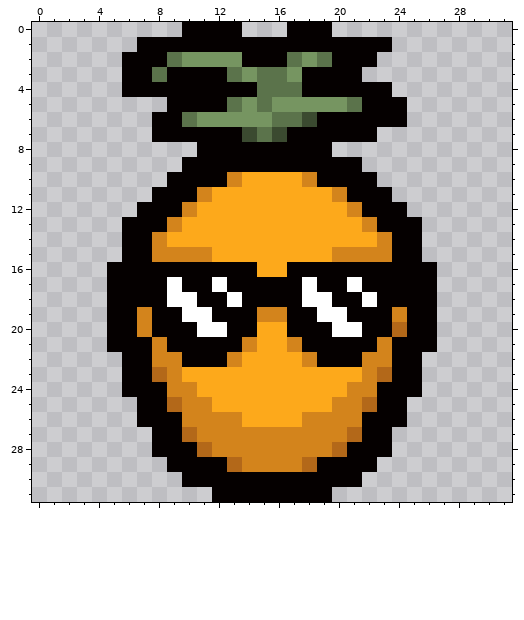
Two states of a pixel-art sprite, resources/gfx/familiar/Pineapple.png. The first picture shows the starting point.
The file is 32x32 pixels.
The same view after the edit:
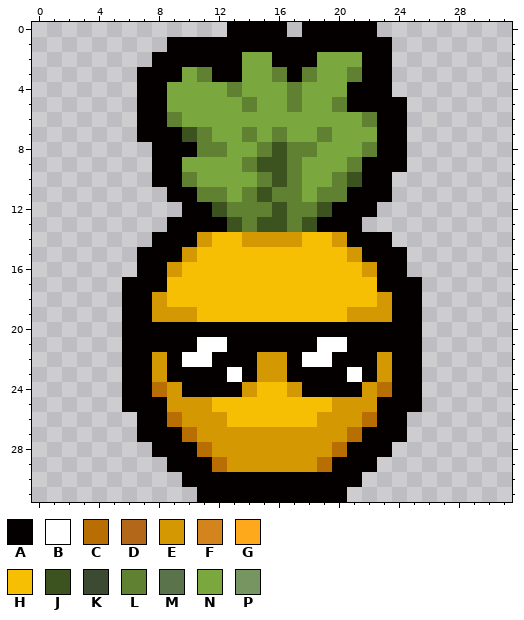
Palette (. is transparent): A #050000  B #ffffff  C #b86e02  D #b36819  E #d49803  F #d3841c  G #fda91b  H #f6bf03  J #3d531f  K #3b4a30  L #5f8131  M #5b734b  N #7ba73f  P #769561
Changes in this commit:
Changed rows in their new state; - is an unchanged pixel.
first column x 5:
 0 -----...-AAA.--AAA----
 1 --..------------------
 2 -..-AAAAANN-AANNN-A---
 3 -.-A-NL-ANNLALNNLAA---
 4 -.--NNNNLNNNLNNN------
 5 --AANNNNNLNNLNNLA-----
 6 --A-LNNNNNNNNNNNNL----
 7 --A--JLNNLNLNNLNNNAA--
 8 ---AAALLNNLJLLNNNLAA--
 9 ---AANNNNLJJLNNNLAAA--
10 ---A-LNNNNLJLNNLJ-A---
11 ---.--LLNLJLLNLL------
12 --...AAJLLLJLLJAA-..--
13 -...AAAAJLJJLJAAA....-
14 -..AAAEHHEEEEHHEAAA..-
15 -.-AAEHHHHHHHHHHEAA-.-
16 ..--EHHHHHHHHHHHHE--..
17 .---HHHHHHHHHHHHHH---.
18 .--EHHHHHHHHHHHHHHE--.
19 .-AEEEHHHHHHHHHHEEEA-.
20 .-A---AA--AA---AA--A-.
21 .--A--BB-AAAA-BB--A--.
22 ---EABB-AAEEABB--AE---
23 ---EAAAABAEEAAAABAE---
24 ---CEAAAAEHHEAAAAEC---
25 -A--EEEHHHHHHHHEEE--A-
26 ----CEEEHHHHHHEEEC----
27 --A--CEEEEEEEEEEC--A--
28 ------CEEEEEEEEC------
29 -------CEEEEEEC-------
31 ------A--------A------
